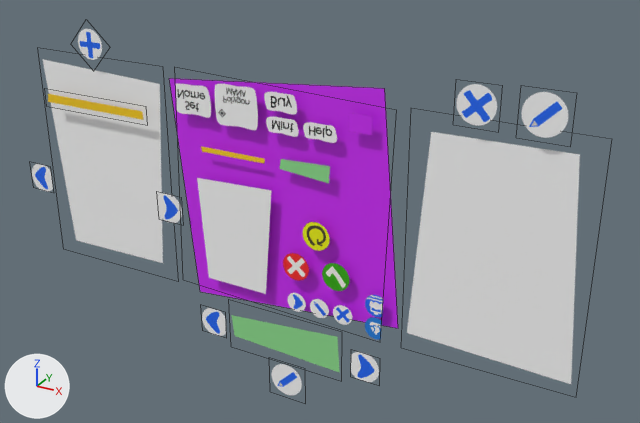
Renders of the Blender file Reference/CompicactusObjects.blend from each side of a commit.
Both versions are drawn from a 50 mm lens placed at (2.02, -3.36, 1.62), pointed at (0.11, 0.12, -0.12). The lights are fixed; the arrows at lower left show +X, +Y and +Z. Mesh edges are drawn as thin lines.

Names of what the first picture shows: 'Add', 'ArrowLeftCompi', 'ArrowLeftQuestions', 'ArrowRightCompi', 'ArrowRightQuestions', 'BackgroundAnswers', 'BackgroundCompicactus', 'BackgroundQuestions', 'Compicactus', 'EditAnswer', 'EditName', 'Name', 'Remove', 'SelectedQuestion'.
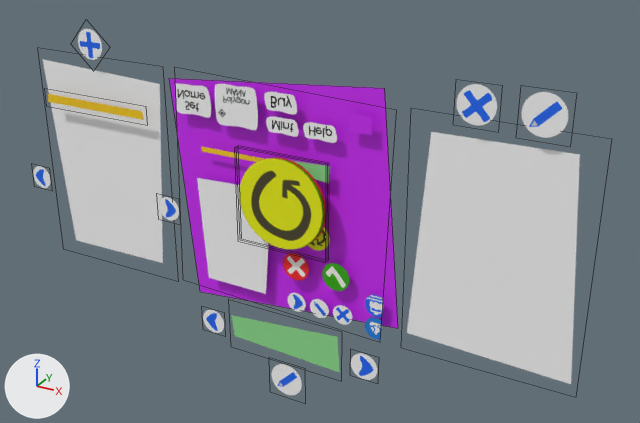
Location of each change, [x1, y1, x2, y2] in pixels of the pictures (640 x 423 px):
```json
{"object": "WorkingYellowCompi", "change": "added", "after": [239, 158, 322, 249], "on screen": "yellow"}
{"object": "ArrowRightCompi", "change": "moved, rescaled", "before": [351, 352, 379, 382], "after": [351, 354, 377, 380]}
{"object": "ArrowRightQuestions", "change": "moved, rescaled", "before": [157, 193, 182, 223], "after": [159, 197, 179, 220]}
{"object": "ArrowLeftCompi", "change": "rescaled", "before": [202, 308, 226, 336], "after": [203, 310, 224, 333]}
{"object": "ArrowLeftQuestions", "change": "rescaled", "before": [32, 164, 53, 192], "after": [33, 166, 51, 188]}
{"object": "CancelRedCompi", "change": "added", "after": [268, 158, 326, 244]}
{"object": "OkGreenCompi", "change": "added", "after": [274, 158, 324, 248]}
```

Edits to the scene script, one JSON object a line:
```json
{"op": "add", "block": "me_planebase_003", "code": ["me_planebase_003 = bpy.data.meshes.new('PlaneBase.003')", "me_planebase_003.from_pydata(...)  # 4 vertices, 1 face; spans x -1.0..1.0, y 0.0, z -1.0..1.0", "me_planebase_003.materials.append(mat_menub)  # picture img_compiuib_png"]}
{"op": "add", "block": "me_planebase_002", "code": ["me_planebase_002 = bpy.data.meshes.new('PlaneBase.002')", "me_planebase_002.from_pydata(...)  # 4 vertices, 1 face; spans x -1.0..1.0, y 0.0, z -1.0..1.0", "me_planebase_002.materials.append(mat_menub)  # picture img_compiuib_png"]}
{"op": "add", "block": "me_planebase_001", "code": ["me_planebase_001 = bpy.data.meshes.new('PlaneBase.001')", "me_planebase_001.from_pydata(...)  # 4 vertices, 1 face; spans x -1.0..1.0, y 0.0, z -1.0..1.0", "me_planebase_001.materials.append(mat_menub)  # picture img_compiuib_png"]}
{"op": "set", "path": "ob_arrowrightquestions.location", "old": "(-0.693, -0.041, -0.207)", "new": "(-0.703, -0.041, -0.212)"}
{"op": "set", "path": "ob_arrowrightquestions.scale", "old": "(0.0793, 0.0793, 0.0793)", "new": "(0.0728, 0.0728, 0.0728)"}
{"op": "set", "path": "ob_arrowleftquestions.scale", "old": "(0.0793, 0.0793, 0.0793)", "new": "(0.069, 0.069, 0.069)"}
{"op": "set", "path": "ob_arrowrightcompi.location", "old": "(0.444, -0.041, -0.816)", "new": "(0.439, -0.041, -0.811)"}
{"op": "set", "path": "ob_arrowrightcompi.scale", "old": "(0.0793, 0.0793, 0.0793)", "new": "(0.0765, 0.0765, 0.0765)"}
{"op": "set", "path": "ob_arrowleftcompi.scale", "old": "(0.0793, 0.0793, 0.0793)", "new": "(0.0728, 0.0728, 0.0728)"}
{"op": "add", "block": "ob_workingyellowcompi", "code": ["ob_workingyellowcompi = bpy.data.objects.new('WorkingYellowCompi', me_planebase_003)", "ob_workingyellowcompi.location = (0.014, -0.106, -0.016)", "ob_workingyellowcompi.scale = (0.244, 0.244, 0.244)"]}
{"op": "add", "block": "ob_okgreencompi", "code": ["ob_okgreencompi = bpy.data.objects.new('OkGreenCompi', me_planebase_002)", "ob_okgreencompi.location = (0.014, -0.09, -0.016)", "ob_okgreencompi.scale = (0.244, 0.244, 0.244)"]}
{"op": "add", "block": "ob_cancelredcompi", "code": ["ob_cancelredcompi = bpy.data.objects.new('CancelRedCompi', me_planebase_001)", "ob_cancelredcompi.location = (0.014, -0.076, -0.016)", "ob_cancelredcompi.scale = (0.244, 0.244, 0.244)"]}
```
